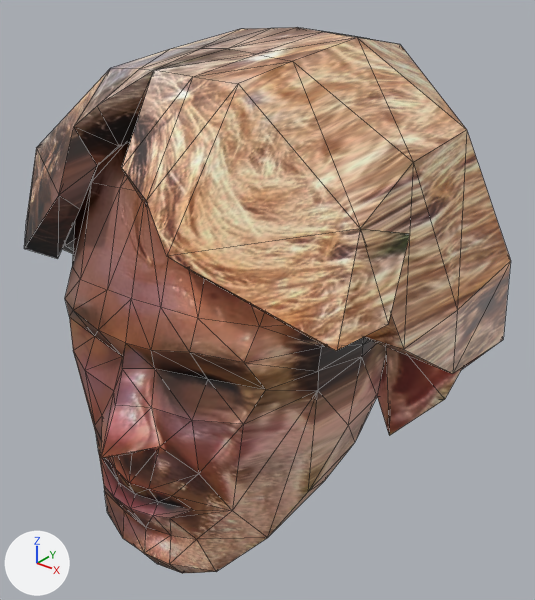
Renders of the glTF model public/models/julian.glb from each side of a commit.
Both versions are drawn from a camera (50 mm lens) standing at (1.85, -2.51, 1.46) and looking at (-0.05, -0.12, -0.02). The lights are fixed; the arrows at lower left show +X, +Y and +Z. Mesh edges are drawn as thin lines. Where no turn or scale is listed for an object, it has been applied to the vertices. Vertices at the same position are counted once.

The first picture shows 'Julian.001'.
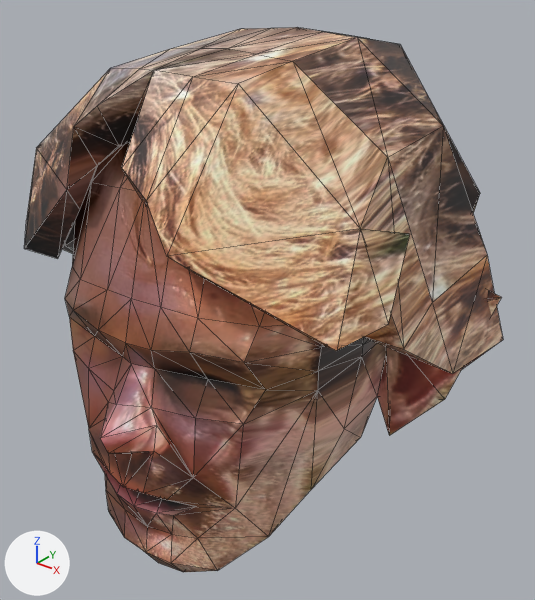
Location of each change, [x1, y1, x2, y2] in pixels of the pictures (535 x 600 px):
'Julian.001', reshaped: before [24, 27, 511, 573]; after [24, 27, 503, 572]
part 1 of me_cube_002, built on: before [24, 62, 511, 573]; after [24, 62, 503, 572]
part 2 of me_cube_002, surface changed: before [244, 38, 511, 419]; after [244, 38, 487, 419]

What the commit changed:
me_cube_002 is used by ob_julian_001; location (-0.107, 0.0, 0.0).
me_cube_002 had 377 vertices, 752 faces and spanned x -0.96..1.01, y -1.16..0.96, z -1.0..1.13.
me_cube_002 now has 383 vertices, 764 faces and spans x -0.96..1.01, y -1.14..0.96, z -1.0..1.13.
Part 1, on me_cube_002:
1 vertex is removed from x 0.09, y -1.16, z -0.27.
20 faces are deleted.
14 vertices in x -0.52..0.61, y -1.04..-0.55, z -0.6..-0.09 move by (0.0, 0.02, 0.0).
12 vertices in x -0.39..0.5, y -0.99..-0.68, z -1.0..-0.7 move by (0.0, 0.01, 0.0).
7 vertices in x -0.59..0.65, y -1.03..-0.34, z -0.49..-0.32 move by (0.0, -0.03, 0.0).
7 vertices in x -0.44..0.48, y -0.34..-0.23, z -1.0..-0.77 move by (0.0, 0.04, 0.1).
4 vertices in x 0.77..1.0, y -0.27..0.27, z 0.25..0.8 move by (-0.1, 0.0, 0.0).
3 vertices in x -0.55..0.58, y -1.01..-0.16, z -0.55..0.04 move by (0.0, 0.05, 0.0).
20 vertices move from x -0.95..0.23, y -1.03..0.7, z -0.99..0.8 to x -0.89..0.24, y -1.02..0.65, z -0.99..0.8.
7 vertices are added at x -0.06..0.21, y -1.14..-0.98, z -0.49..-0.17.
32 new faces join them.
me_cube_002 part 2: 59 kept faces spanning x -0.59..1.01, y -0.9..0.8, z -0.9..1.11 get new texture (UV) coordinates.
